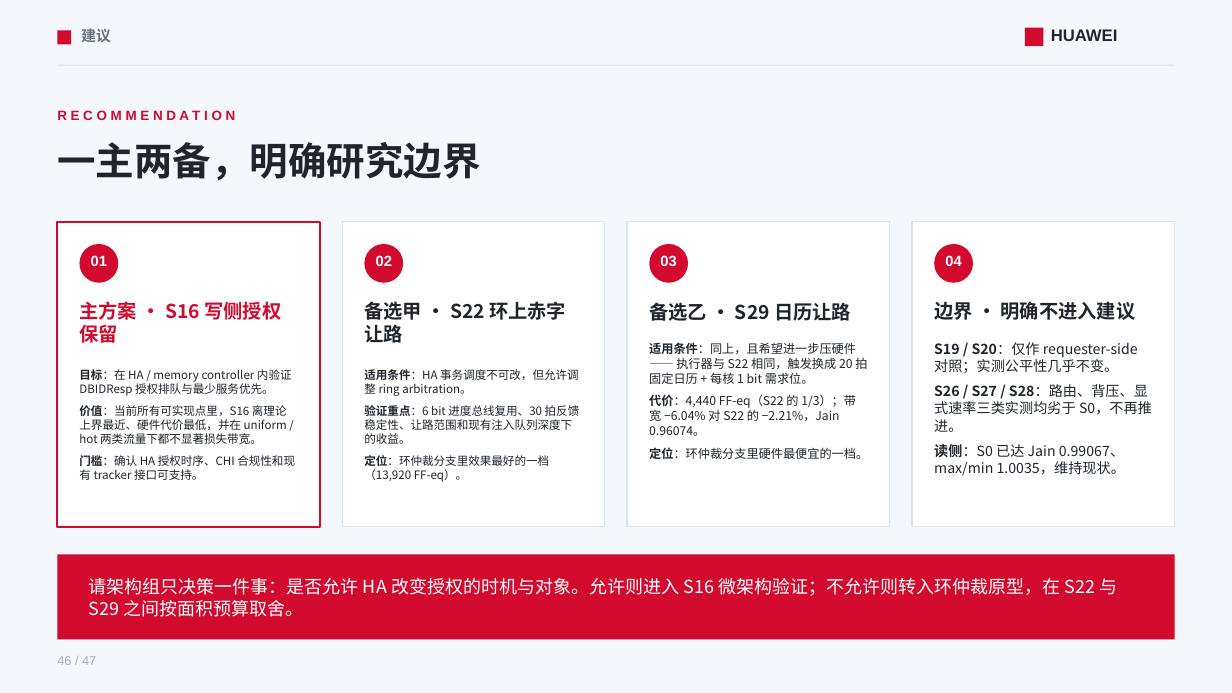
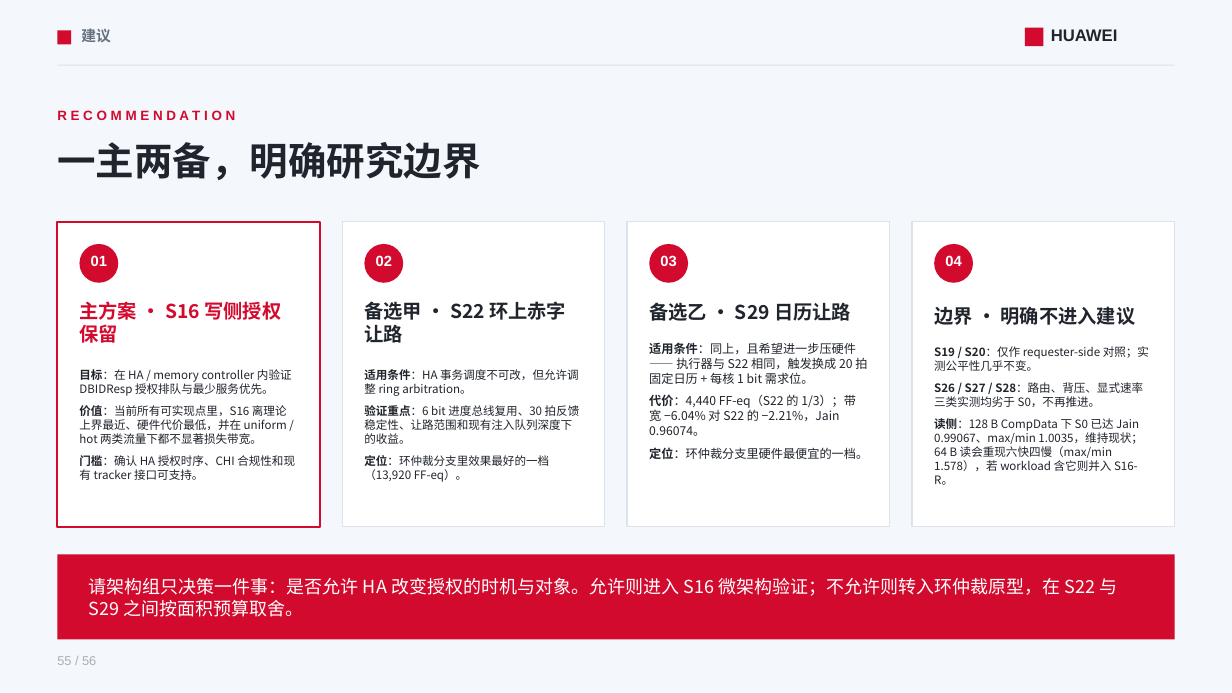
Before and after one commit to lukebest/booksim2, a slide deck: slide 55 of ppt/ring2-write-fairness.pptx (slide 46 before the commit). Drawn at 1232x693 pixels with LibreOffice and Linux fonts; fonts in the diff are those of the drawing. Boxes give left, top, right and bottom in pixels: in the first picture for what was removed or moved away, otherwise in the second. Text is boxed around its words. In the diff, an @@ line names an element or a change of style, - is before the commit and + after.

```diff
--- a/ppt/ring2-write-fairness.pptx
+++ b/ppt/ring2-write-fairness.pptx
@@ text "边界 · 明确不进入建议": place and size @@
-text "边界 · 明确不进入建议" at [934,301,1136,320]
+text "边界 · 明确不进入建议" at [934,306,1136,325]
@@ text at [934,346,1149,407]: size 11 to 9 pt in "S19 / S20：仅作 requester-side 对照；实测公平性几乎不变。", "S26 / S27 / S28：路由、背压、显式速率三类实测均劣于 S0，不再推进。" @@
@@ text at [934,418,1143,485]: text changed; size 11 to 9 pt @@
-读侧：S0 已达 Jain 0.99067、max/min 1.0035，维持现状。
+读侧：128 B CompData 下 S0 已达 Jain 0.99067、max/min 1.0035，维持现状；64 B 读会重现六快四慢（max/min 1.578），若 workload 含它则并入 S16-R。
@@ text at [57,656,96,665]: text changed @@
-46 / 47
+55 / 56
```
Also in this commit, not shown: 45 other slides changed, 9 slides added, 15 other files.
